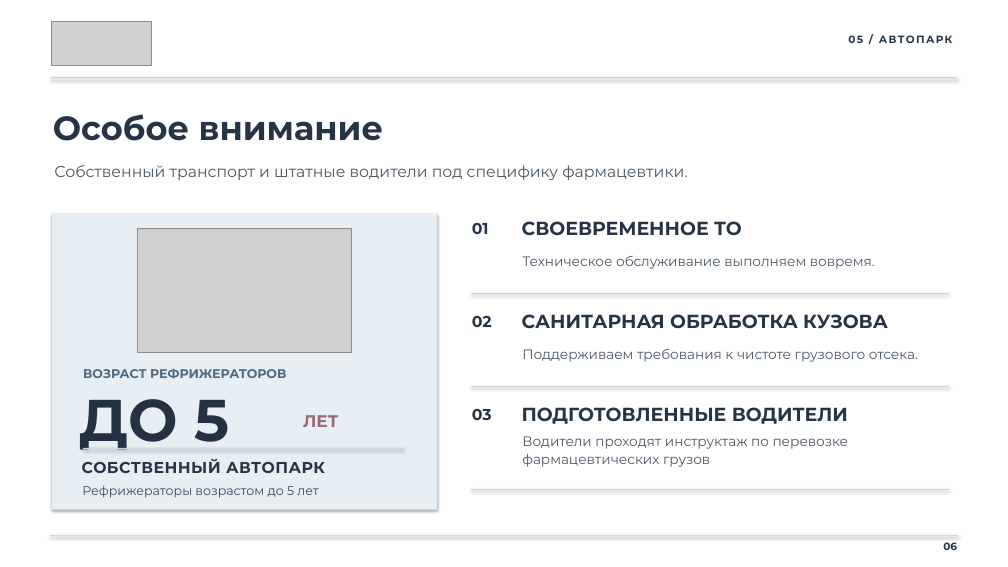
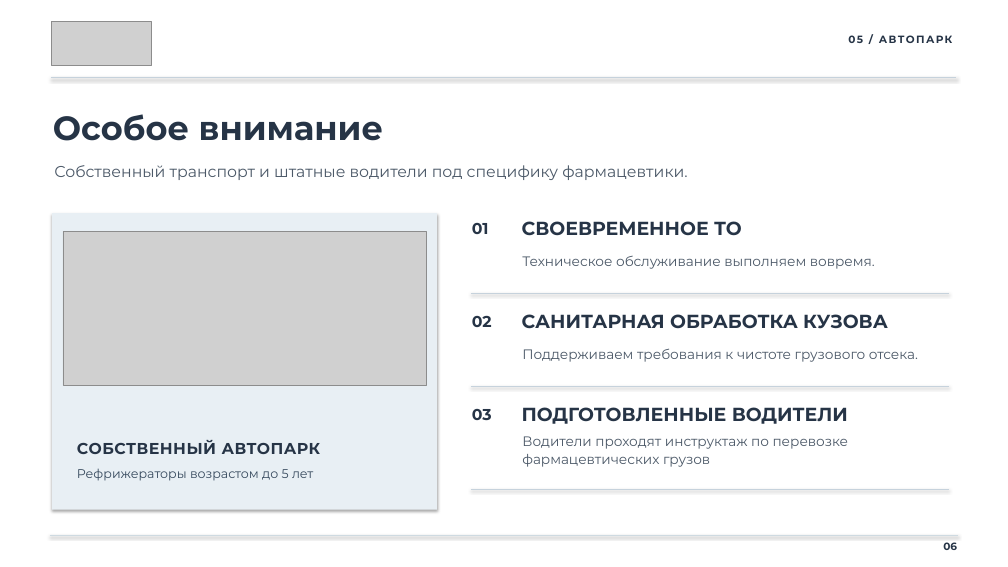
Before and after one commit to clouderefresh-arch/presentation, a slide deck: slide 6 of OLS-presentation.pptx. Drawn at 1008x567 pixels with LibreOffice and Linux fonts; fonts in the diff are those of the drawing; grey boxes stand for pictures. Boxes give left, top, right and bottom in pixels: in the first picture for what was removed or moved away, otherwise in the second. Text is boxed around its words. In the diff, an @@ line names an element or a change of style, - is before the commit and + after.

```diff
--- a/OLS-presentation.pptx
+++ b/OLS-presentation.pptx
@@ picture added at (63,231,426,386) @@
@@ picture removed at (138,228,352,352) @@
@@ text removed at (83,369,286,379) @@
-ВОЗРАСТ РЕФРИЖЕРАТОРОВ
@@ text removed at (79,399,229,450) @@
-ДО 5
@@ text removed at (303,415,338,427) @@
-ЛЕТ
@@ text "СОБСТВЕННЫЙ АВТОПАРК": place and size @@
-text "СОБСТВЕННЫЙ АВТОПАРК" at (82,459,325,473)
+text "СОБСТВЕННЫЙ АВТОПАРК" at (77,440,321,454)
@@ rectangle removed at (83,448,405,450) @@
@@ text "Рефрижераторы возрастом до 5 лет": place and size @@
-text "Рефрижераторы возрастом до 5 лет" at (82,485,318,498)
+text "Рефрижераторы возрастом до 5 лет" at (77,469,313,481)
```
Also in this commit, not shown: 1 other slide changed, 3 other files.
